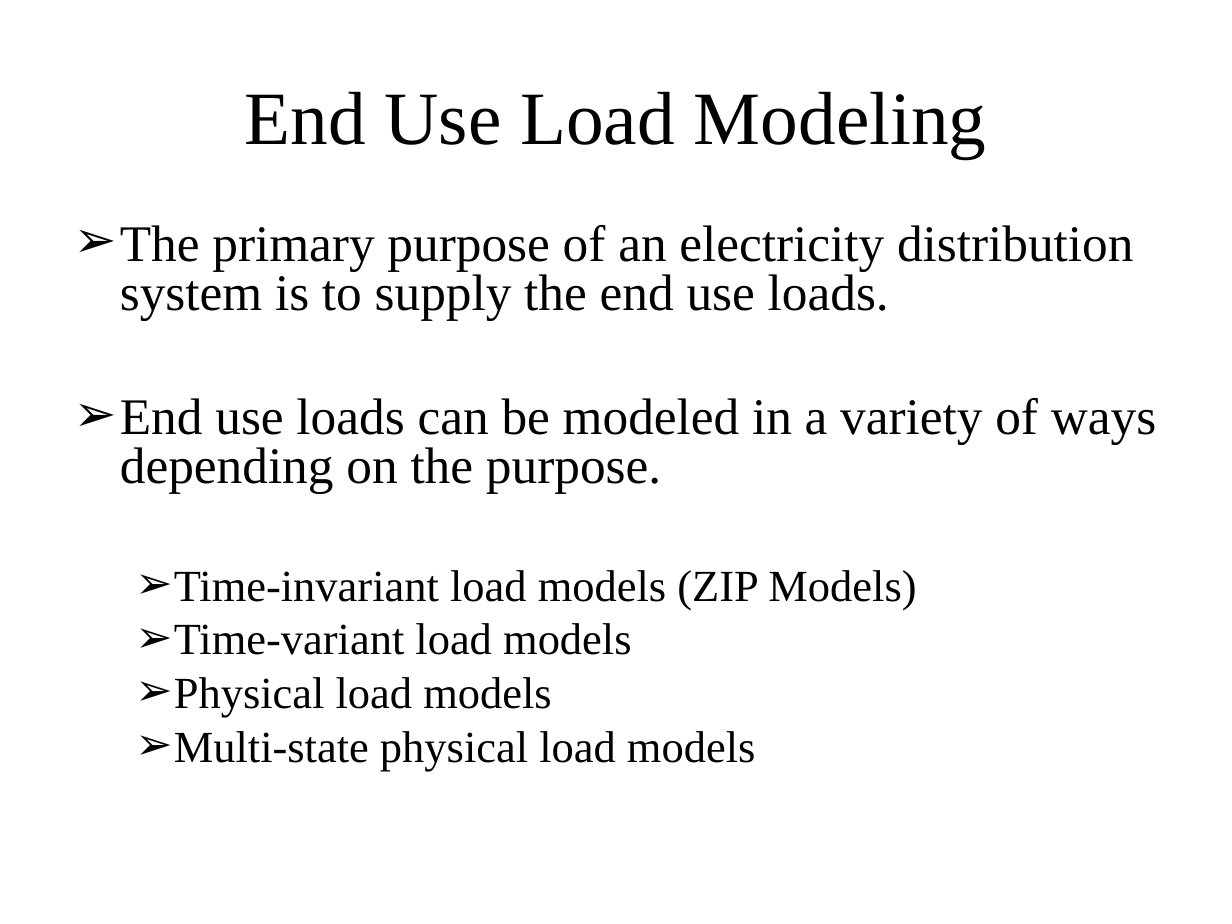
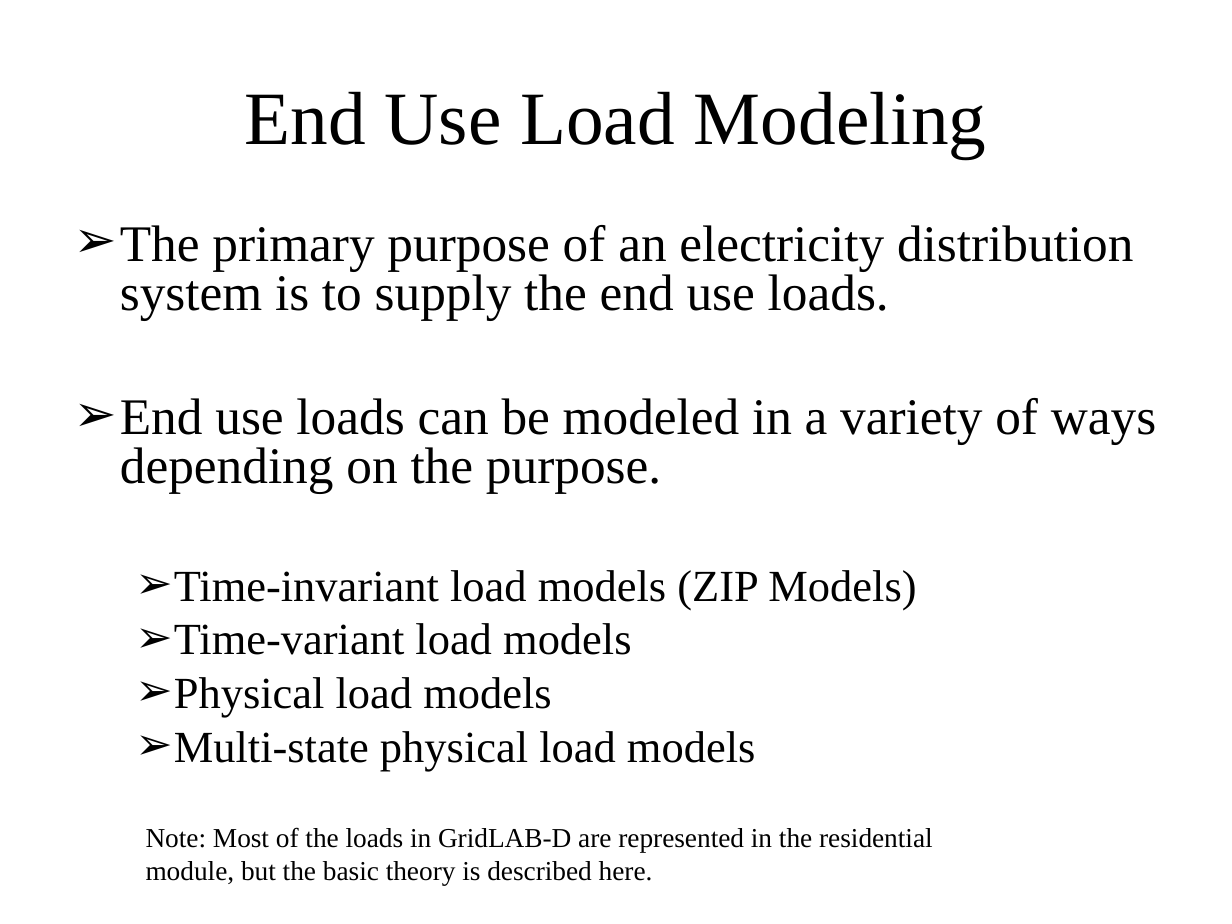
Before and after one commit to gridlab-d/course, a slide deck: slide 24 of FourDayCourse/4.1 - Powerflow Module.ppt (slide 22 before the commit). Drawn at 1232x924 pixels with LibreOffice and Linux fonts; fonts in the diff are those of the drawing. Boxes give left, top, right and bottom in pixels: in the first picture for what was removed or moved away, otherwise in the second. Text is boxed around its words. In the diff, an @@ line names an element or a change of style, - is before the commit and + after.

```diff
--- a/FourDayCourse/4.1 - Powerflow Module.ppt
+++ b/FourDayCourse/4.1 - Powerflow Module.ppt
@@ text added at bbox=[146, 827, 933, 885], 16 pt, text #000000 @@
+Note: Most of the loads in GridLAB-D are represented in the residential module, but the basic theory is described here.
```
Also in this commit, not shown: 30 other slides changed, 2 slides added, 5 slides removed.
